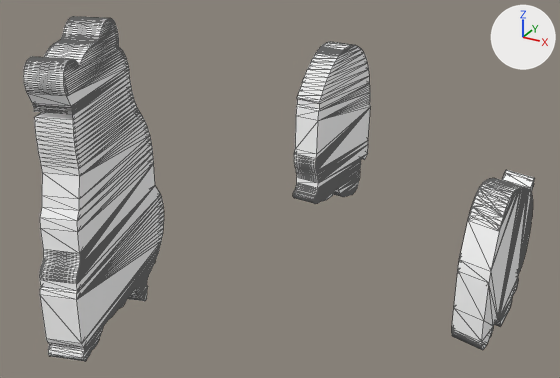
Two versions of the glTF model v2.glb, one commit apart.
Rendered twice from a camera (50 mm lens) standing at (1.11, -4.22, 2.49) and looking at (-1.02, -0.34, 0.56). Every picture has the same lights, and +X, +Y and +Z are marked at upper right. Mesh edges are drawn as thin lines. Where no turn or scale is listed for an object, it has been applied to the vertices.
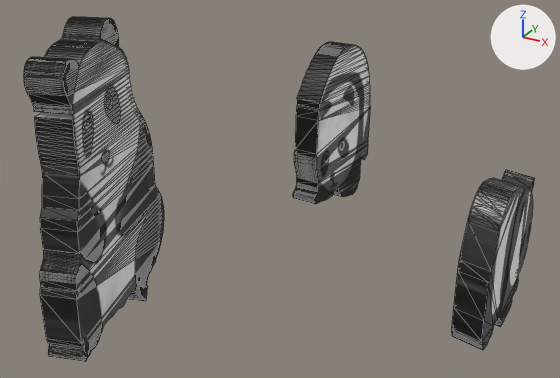
Where the newer file only moved an object's origin or applied its transform, the numbers keep the older frame.

What differs and where, as boxes (x1, y1, x2, y2) in the pictures (560 x 378 px):
'mesh_0_2', recoloured
    both: (23, 17, 164, 361)
'mesh_0_1', recoloured
    both: (293, 42, 370, 204)
'mesh_0', recoloured (white to grey)
    both: (452, 170, 534, 350)

What the commit changed:
Picture 'IMG_4542' (img_img_4542) is new.
Picture 'IMG_4541' (img_img_4541) is new.
Picture 'IMG_4543' (img_img_4543) is new.
Material 'IMG_4542' (mat_img_4542) is new.
Its texture is img_img_4542.
Material 'IMG_4541' (mat_img_4541) is new.
Its texture is img_img_4541.
Material 'IMG_4543' (mat_img_4543) is new.
Its texture is img_img_4543.
me_mesh_2 has 270 vertices, 1064 faces and spans x 0.232..0.404, y -0.8..0.244, z 0.0..0.891.
me_mesh_2 no longer uses material mat_material_2 (white #ffffff).
me_mesh_2 now uses material mat_img_4543 (picture img_img_4543).
me_mesh_0 has 348 vertices, 670 faces and spans x -1.442..-1.184, y 0.608..1.499, z -0.131..1.142.
me_mesh_0 no longer uses material mat_material_0 (white #ffffff).
me_mesh_0 now uses material mat_img_4541 (picture img_img_4541).
me_mesh_1 has 534 vertices, 2052 faces and spans x -2.03..-1.48, y -1.76..-0.47, z -0.17..1.67.
me_mesh_1 no longer uses material mat_material_1 (white #ffffff).
me_mesh_1 now uses material mat_img_4542 (picture img_img_4542).
